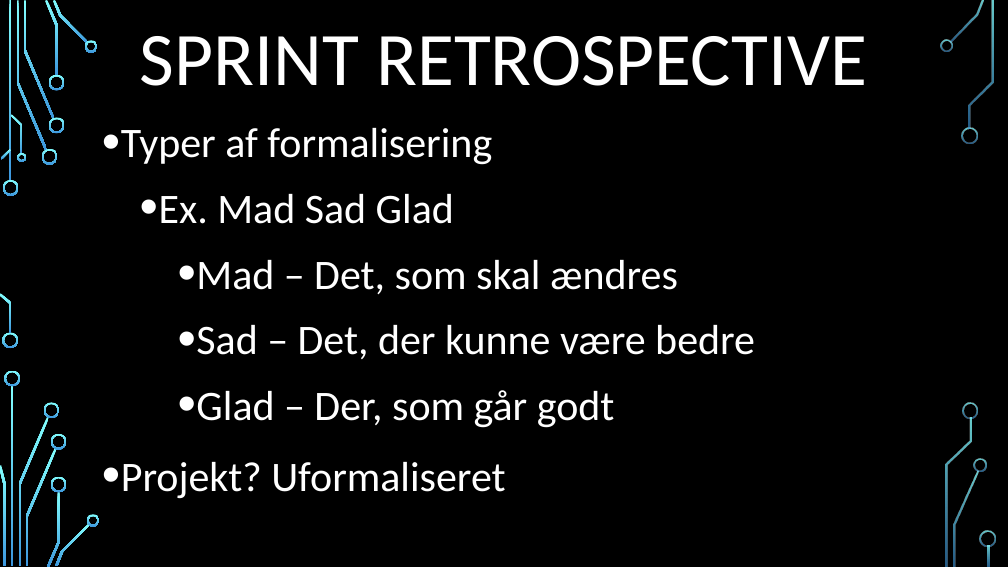
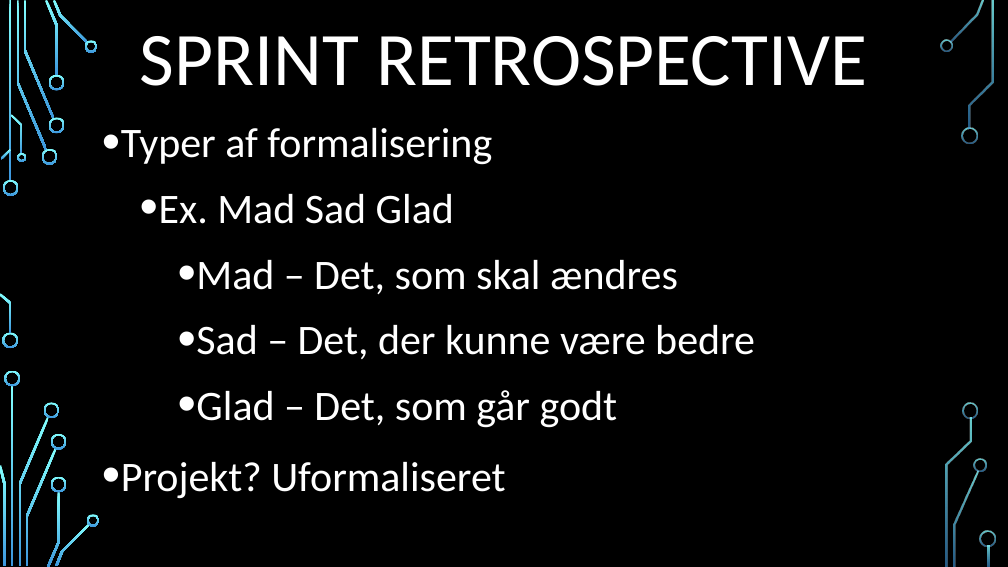
Before and after one commit to AndersSkovNielsen/LightManagement, a slide deck: slide 9 of Eksamen powerpoint.pptx. Drawn at 1008x567 pixels with LibreOffice and Linux fonts; fonts in the diff are those of the drawing; background and template pictures are left out. Boxes give left, top, right and bottom in pixels: in the first picture for what was removed or moved away, otherwise in the second. Text is boxed around its words. In the diff, an @@ line names an element or a change of style, - is before the commit and + after.

```diff
--- a/Eksamen powerpoint.pptx
+++ b/Eksamen powerpoint.pptx
@@ text at [196, 390, 618, 428]: text changed @@
-    • Glad – Der, som går godt
+    • Glad – Det, som går godt
```
